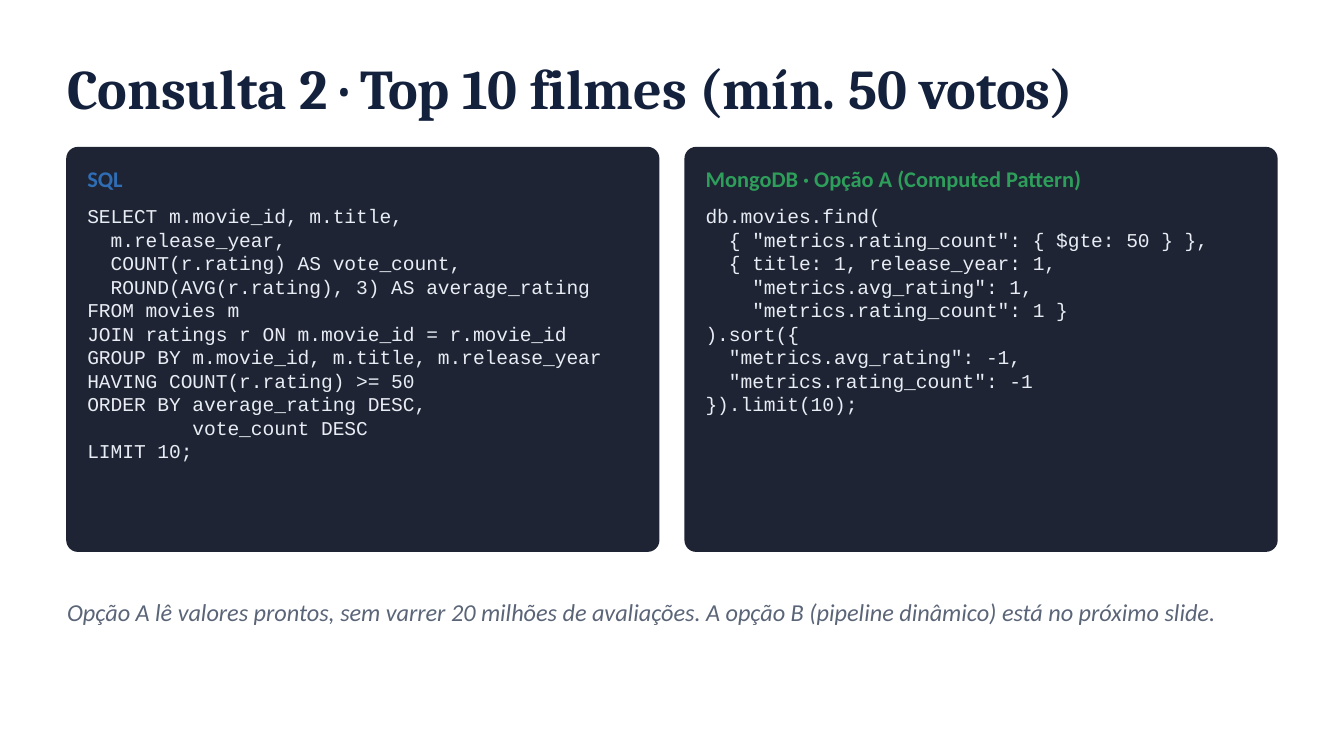
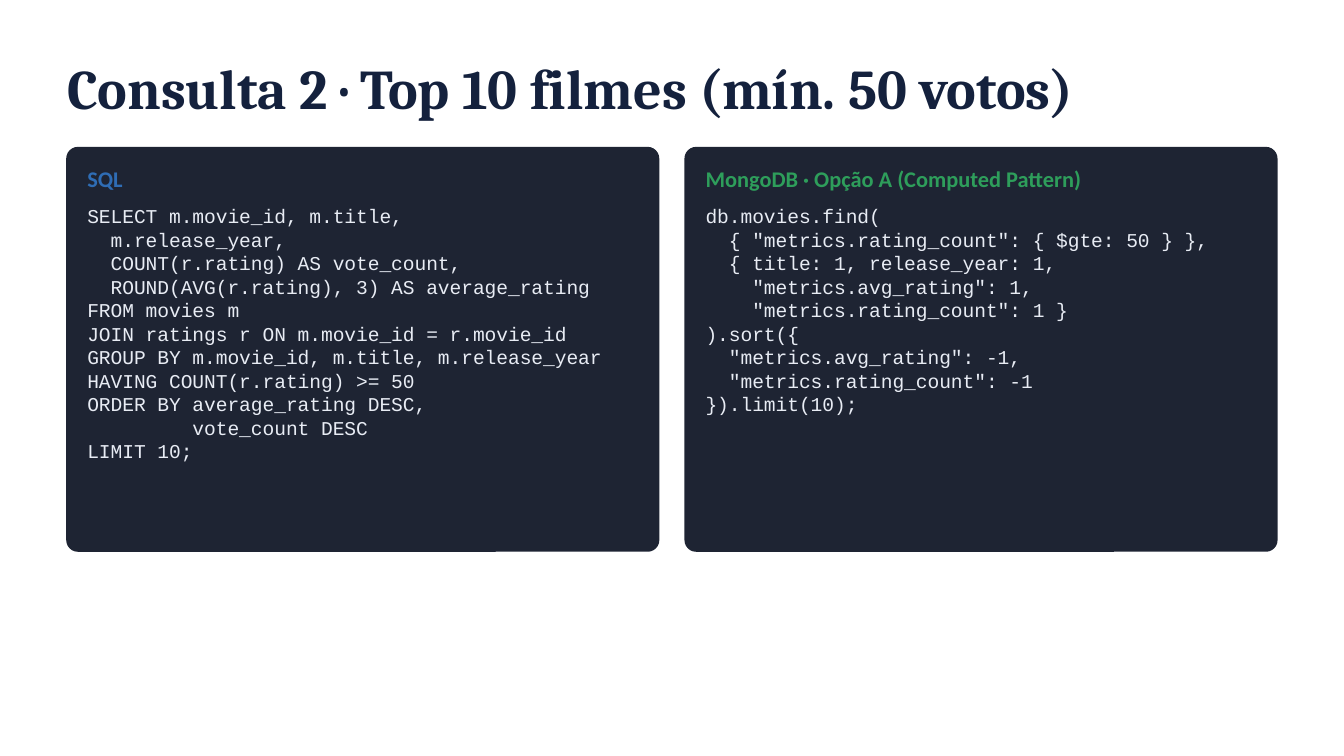
Before and after one commit to FineiasAntonio/BancoDeDados, a slide deck: slide 9 of docs/apresentacao.pptx (slide 12 before the commit). Drawn at 1344x756 pixels with LibreOffice and Linux fonts; fonts in the diff are those of the drawing. Boxes give left, top, right and bottom in pixels: in the first picture for what was removed or moved away, otherwise in the second. Text is boxed around its words. In the diff, an @@ line names an element or a change of style, - is before the commit and + after.

```diff
--- a/docs/apresentacao.pptx
+++ b/docs/apresentacao.pptx
@@ text removed at (67, 603, 1216, 625) @@
-Opção A lê valores prontos, sem varrer 20 milhões de avaliações. A opção B (pipeline dinâmico) está no próximo slide.
```
Also in this commit, not shown: 5 other slides changed, 1 slide added, 10 slides removed, 1 other file.
